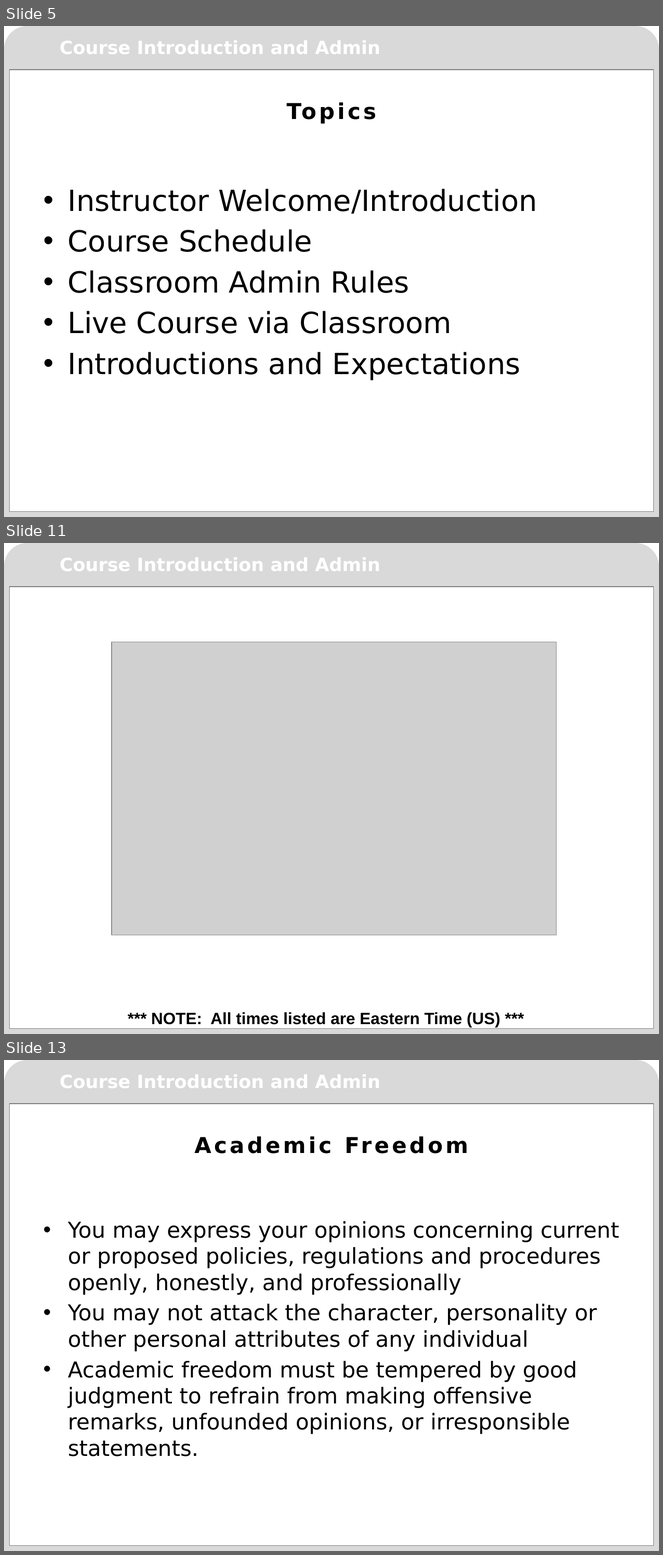
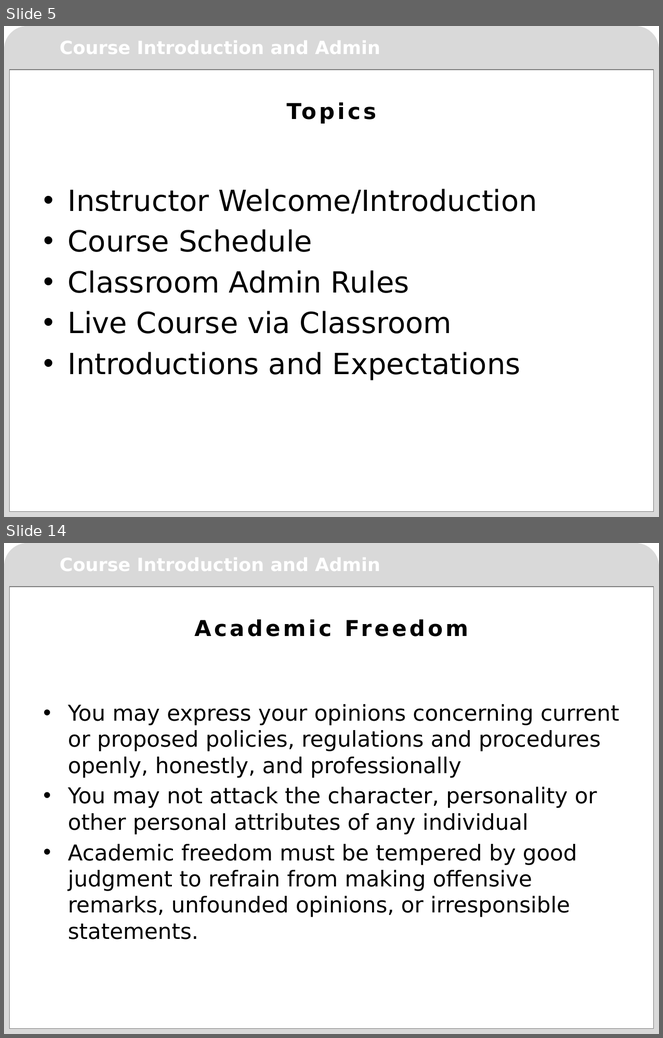
Before and after one commit to kevpamilagas/DSS-105-Class-Materials, a slide deck: Slides/00 - Intro_Admin.pptx. Shown one above the other, each under a label of ours: slides 5, 11 and 13 before the commit, slides 5 and 14 after it; the slides between them are not shown. The pictures are 663x1555 and 663x1038 pixels, drawn with LibreOffice and Linux fonts; fonts in the diff are those of the drawing; grey boxes stand for pictures; background and template pictures are left out. Boxes give left, top, right and bottom in pixels: in the first picture for what was removed or moved away, otherwise in the second. Text is boxed around its words. In the diff, an @@ line names an element or a change of style, - is before the commit and + after.

```diff
--- a/Slides/00 - Intro_Admin.pptx
+++ b/Slides/00 - Intro_Admin.pptx
@@ slide 11 removed at (x1=4, y1=543, x2=659, y2=1034), background #FFFFFF; not listed: 3 template elements that a slide beside it also shows @@
@@ picture removed at (x1=112, y1=642, x2=556, y2=935) @@
@@ text removed at (x1=151, y1=1013, x2=501, y2=1028) @@
-*** NOTE: All times listed are Eastern Time (US) ***
@@ what was slide 13 is now slide 14 @@
```
Also in this commit, not shown: 2 slides changed, 4 slides added, 2 other slides removed.
